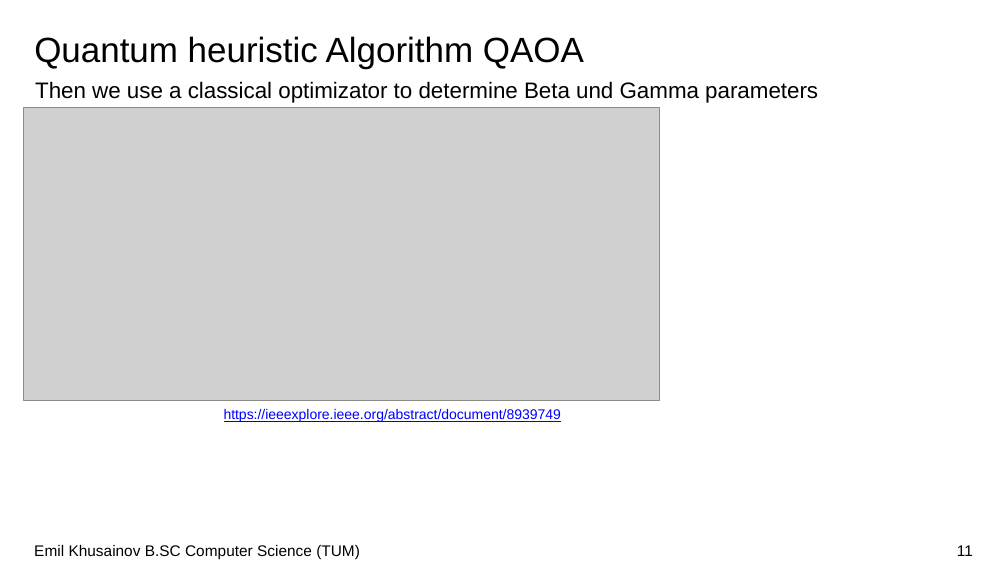
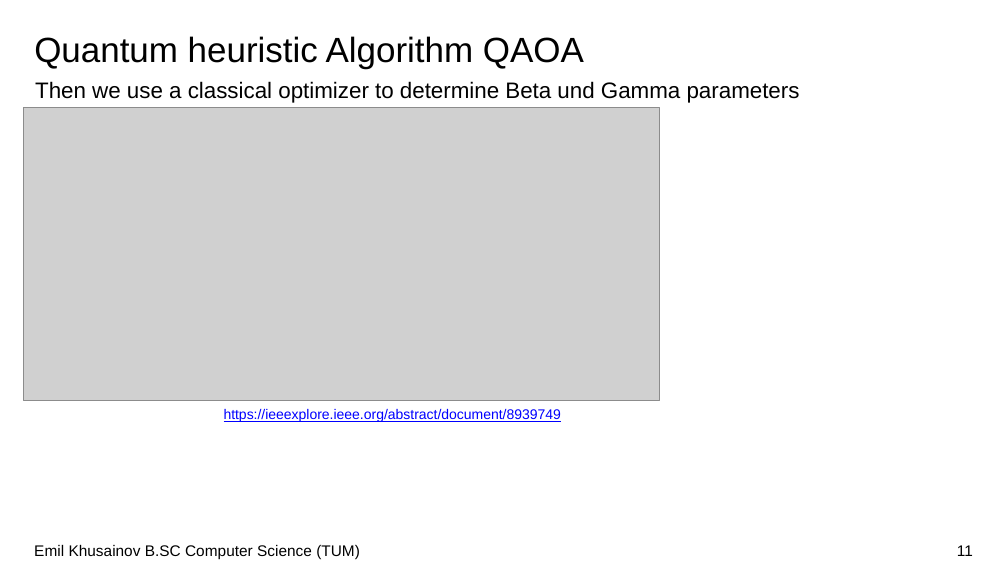
Before and after one commit to emilkanic0909/MaxCutQuiskitSeminar, a slide deck: slide 11 of Khuisainov MaxCut Presentation.pptx. Drawn at 1008x567 pixels with LibreOffice and Linux fonts; fonts in the diff are those of the drawing; grey boxes stand for pictures; background and template pictures are left out. Boxes give left, top, right and bottom in pixels: in the first picture for what was removed or moved away, otherwise in the second. Text is boxed around its words. In the diff, an @@ line names an element or a change of style, - is before the commit and + after.

```diff
--- a/Khuisainov MaxCut Presentation.pptx
+++ b/Khuisainov MaxCut Presentation.pptx
@@ text at (x1=35, y1=81, x2=800, y2=103): text changed @@
-Then we use a classical optimizator to determine Beta und Gamma parameters
+Then we use a classical optimizer to determine Beta und Gamma parameters
```
Also in this commit, not shown: 6 other slides changed, 2 slides added, 20 other files.
